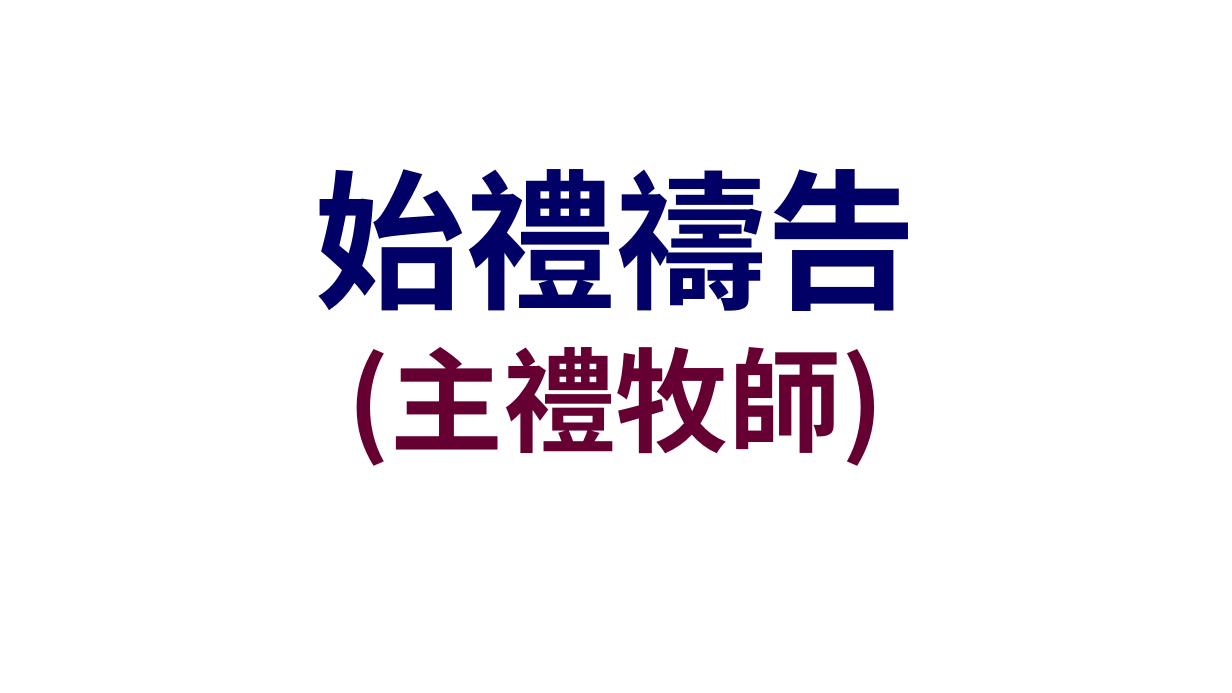
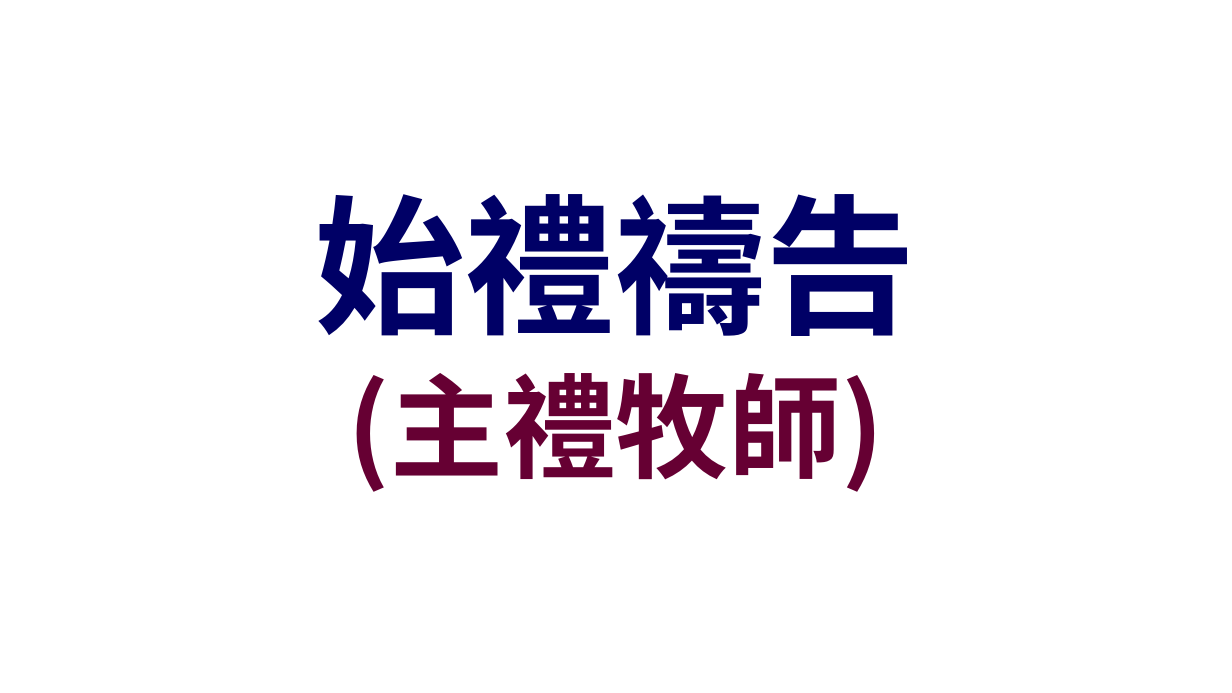
Before and after one commit to batisuoc/other-ppts, a slide deck: slide 4 of 崇拜流程.pptx. Drawn at 1232x693 pixels with LibreOffice and Linux fonts; fonts in the diff are those of the drawing; background and template pictures are left out. Boxes give left, top, right and bottom in pixels: in the first picture for what was removed or moved away, otherwise in the second. Text is boxed around its words. In the diff, an @@ line names an element or a change of style, - is before the commit and + after.

Commit message:
Update titles position

```diff
--- a/崇拜流程.pptx
+++ b/崇拜流程.pptx
@@ title "始禮禱告": place and size @@
-title "始禮禱告" at bbox=[315, 169, 917, 311]
+title "始禮禱告" at bbox=[314, 194, 916, 336]
@@ text "(主禮牧師)": place and size @@
-text "(主禮牧師)" at bbox=[347, 347, 884, 466]
+text "(主禮牧師)" at bbox=[347, 373, 884, 492]
```
Also in this commit, not shown: 12 other slides changed.
